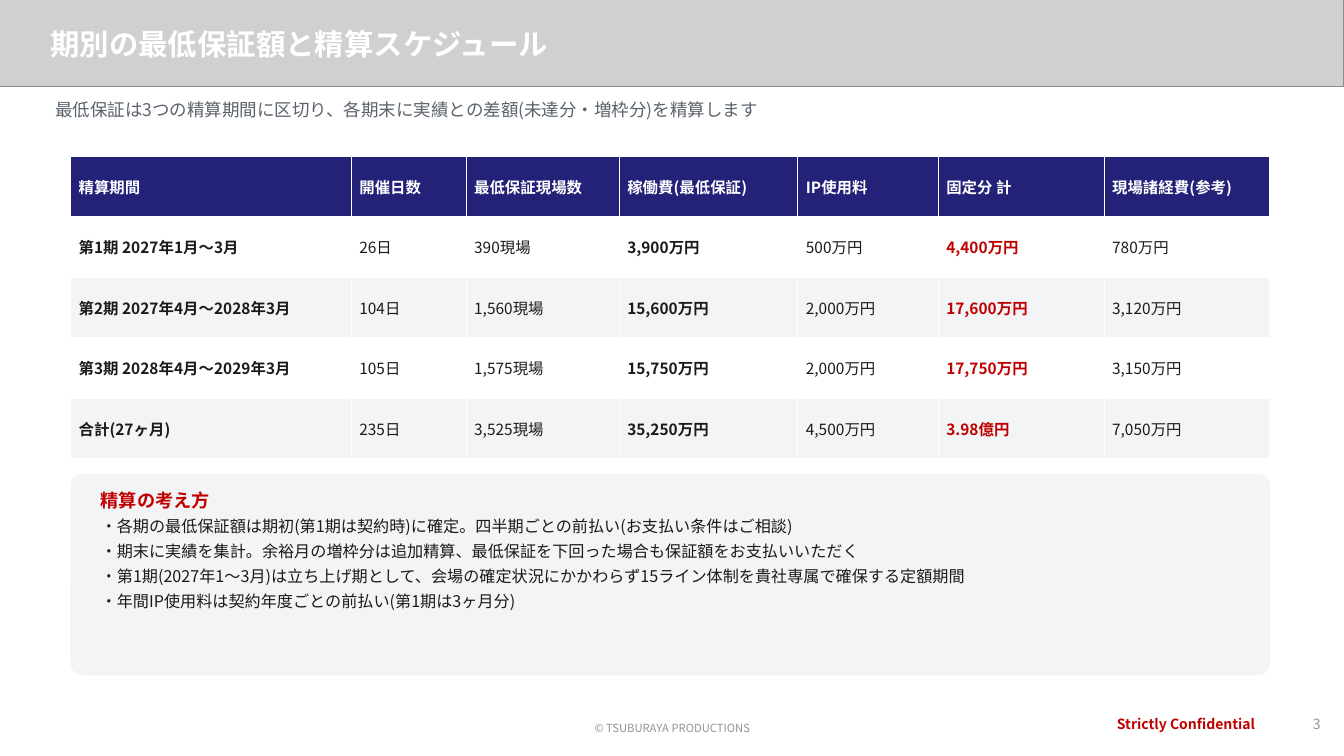
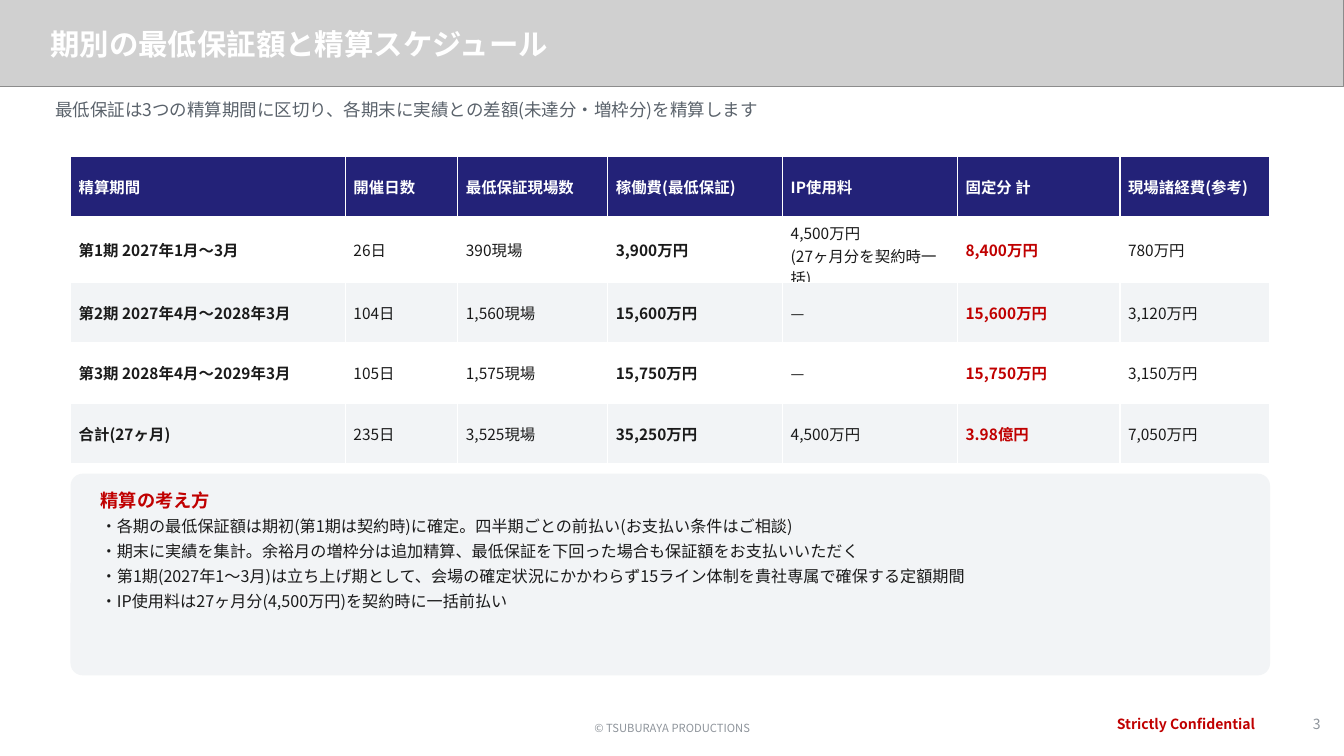
Before and after one commit to hayatoshintani-spe/kessho-lens, a slide deck: slide 3 of docs/proposals/softbank-ultraman-caravan/SB様提示用_お見積り_最低保証プラン.pptx. Drawn at 1344x756 pixels with LibreOffice and Linux fonts; fonts in the diff are those of the drawing; grey boxes stand for pictures. Boxes give left, top, right and bottom in pixels: in the first picture for what was removed or moved away, otherwise in the second. Text is boxed around its words. In the diff, an @@ line names an element or a change of style, - is before the commit and + after.

```diff
--- a/docs/proposals/softbank-ultraman-caravan/SB様提示用_お見積り_最低保証プラン.pptx
+++ b/docs/proposals/softbank-ultraman-caravan/SB様提示用_お見積り_最低保証プラン.pptx
@@ table at [71, 156, 1272, 459] @@
-row 2, column 5: 500万円
+row 2, column 5: 4,500万円 / (27ヶ月分を契約時一括)
-row 2, column 6: 4,400万円
+row 2, column 6: 8,400万円
-row 3, column 5: 2,000万円
+row 3, column 5: —
-row 3, column 6: 17,600万円
+row 3, column 6: 15,600万円
-row 4, column 5: 2,000万円
+row 4, column 5: —
-row 4, column 6: 17,750万円
+row 4, column 6: 15,750万円
@@ text at [101, 593, 508, 610]: text changed @@
-・年間IP使用料は契約年度ごとの前払い(第1期は3ヶ月分)
+・IP使用料は27ヶ月分(4,500万円)を契約時に一括前払い
```
Also in this commit, not shown: 2 other slides changed, 11 other files.
